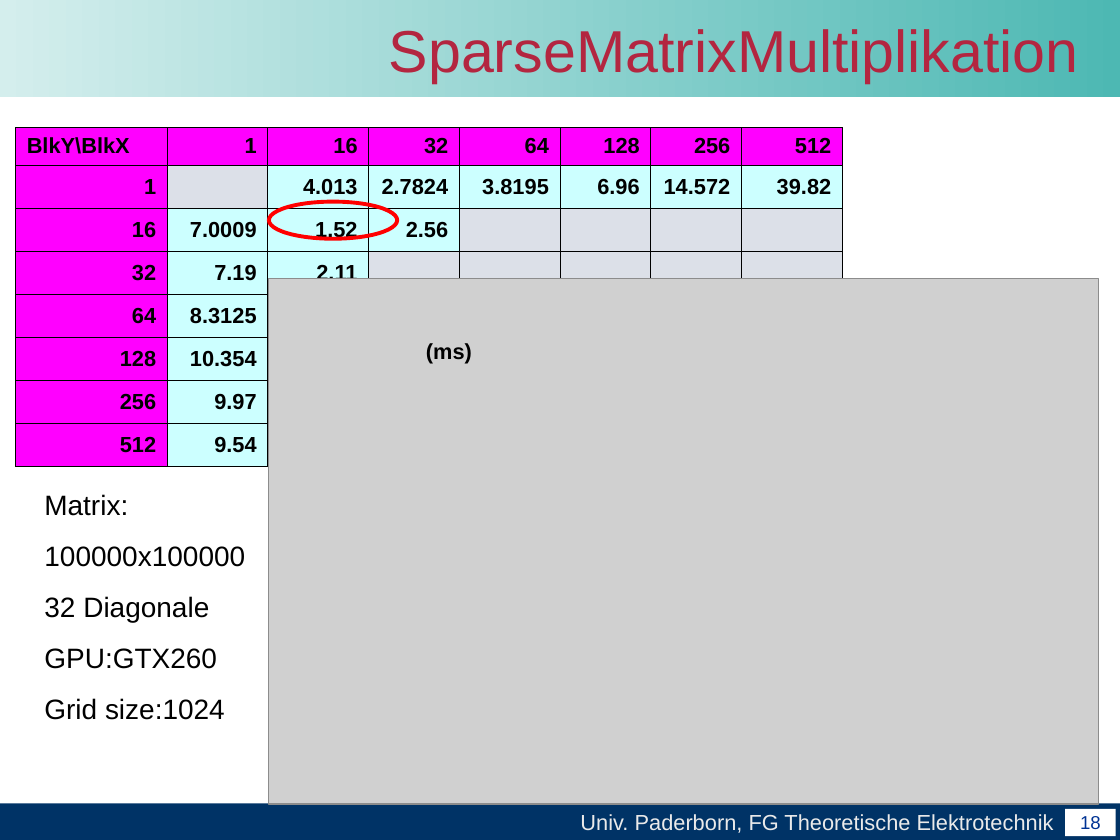
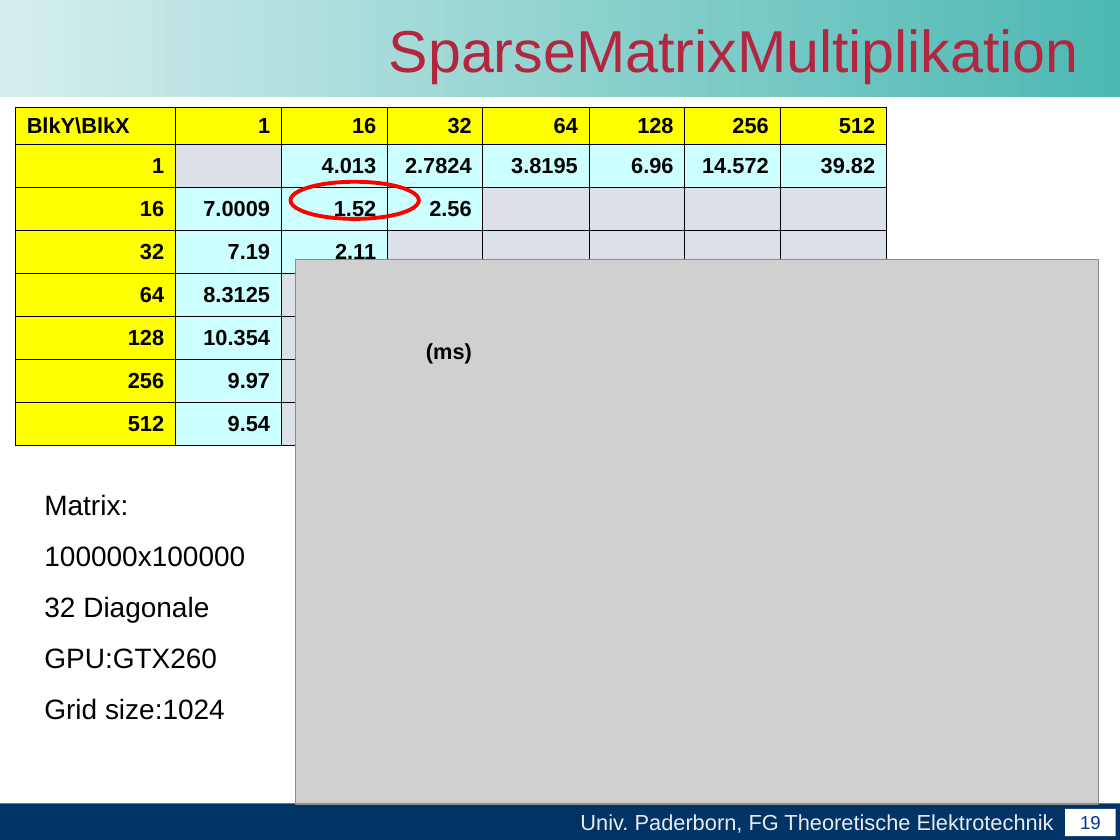
Before and after one commit to unconditional/projektarbeitcuda, a slide deck: slide 19 of Abschlussvortrag/Abschlussvortrag der Projektarbeit CUDA.ppt (slide 18 before the commit). Drawn at 1120x840 pixels with LibreOffice and Linux fonts; fonts in the diff are those of the drawing; grey boxes stand for pictures; background and template pictures are left out. Boxes give left, top, right and bottom in pixels: in the first picture for what was removed or moved away, otherwise in the second. Text is boxed around its words. In the diff, an @@ line names an element or a change of style, - is before the commit and + after.

```diff
--- a/Abschlussvortrag/Abschlussvortrag der Projektarbeit CUDA.ppt
+++ b/Abschlussvortrag/Abschlussvortrag der Projektarbeit CUDA.ppt
@@ table at (16, 108, 886, 436) @@
@@ fill #FF00FF to #FFFF00 in 15 cells @@
@@ table: place and size @@
-table at (16, 128, 842, 457)
+table at (16, 108, 886, 436)
@@ ellipse: place and size @@
-ellipse at (269, 202, 398, 239)
+ellipse at (290, 181, 419, 218)
@@ picture: place and size @@
-picture at (269, 279, 1099, 804)
+picture at (296, 260, 1099, 804)
@@ page number at (1080, 816, 1101, 829): text changed @@
-18
+19
```
Also in this commit, not shown: 12 other slides changed, 1 slide added.
